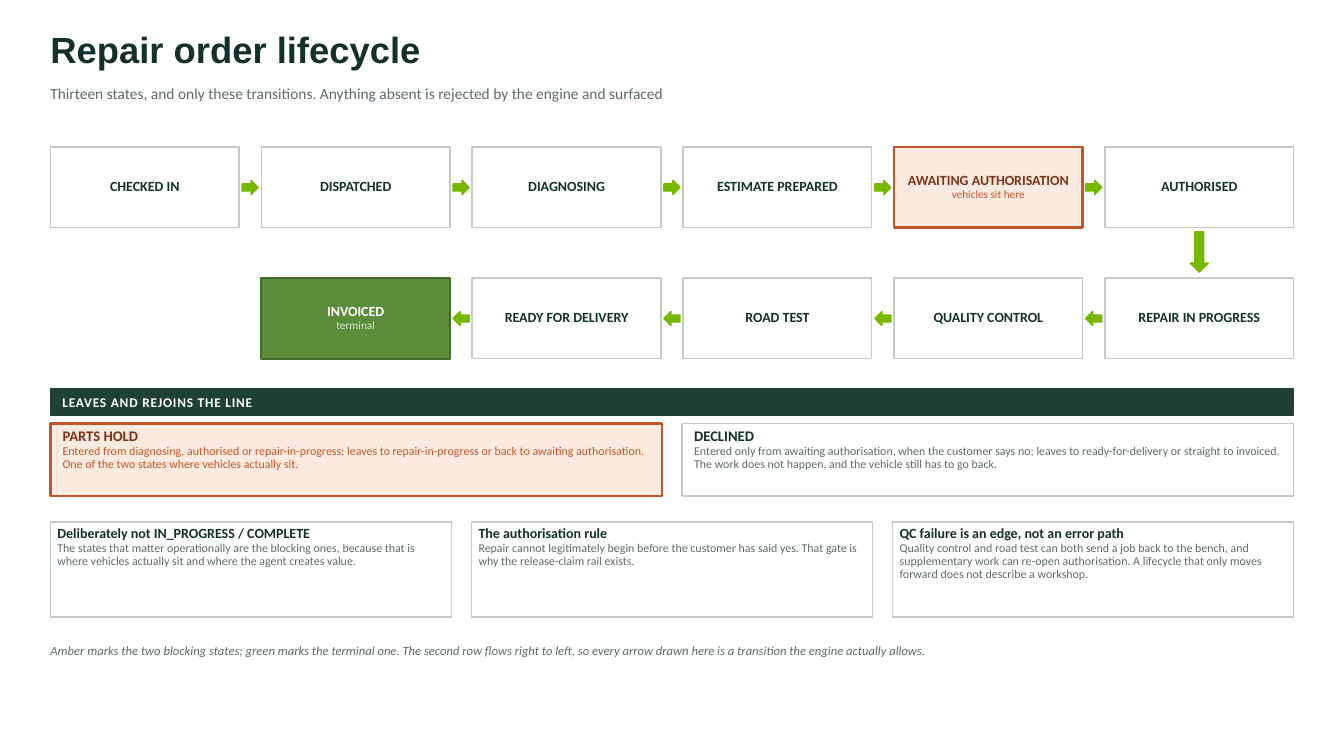
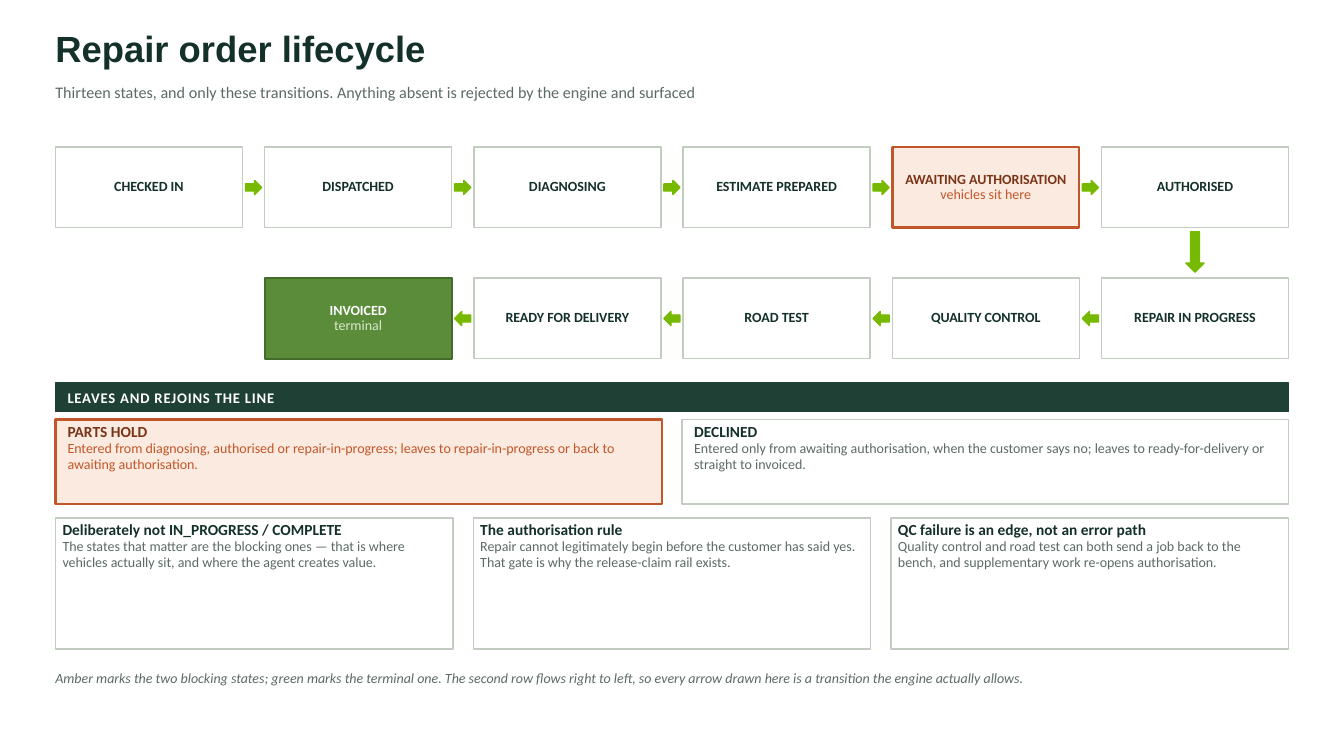
Before and after one commit to RaunakDasgupta/automotive-service-agent, a slide deck: slide 7 of docs/architecture-deck.pptx. Drawn at 1344x756 pixels with LibreOffice and Linux fonts; fonts in the diff are those of the drawing. Boxes give left, top, right and bottom in pixels: in the first picture for what was removed or moved away, otherwise in the second. Text is boxed around its words. In the diff, an @@ line names an element or a change of style, - is before the commit and + after.

```diff
--- a/docs/architecture-deck.pptx
+++ b/docs/architecture-deck.pptx
@@ text "Repair order lifecycle": place and size @@
-text "Repair order lifecycle" at (50,36,421,71)
+text "Repair order lifecycle" at (55,35,426,70)
@@ text "Thirteen states, and only these ..." at (55,87,695,101): size 11 to 11.5 pt @@
@@ 3 rectangles, 1 text, 1 right arrow: place and size @@
-3 rectangles, 1 text, 1 right arrow at (50,147,450,359)
+3 rectangles, 1 text, 1 right arrow at (55,147,453,359)
@@ text at (940,189,1031,199): size 8 to 10 pt in "vehicles sit here" @@
@@ 2 texts, 2 rectangles, 1 down arrow: place and size @@
-2 texts, 2 rectangles, 1 down arrow at (1105,147,1294,359)
+2 texts, 2 rectangles, 1 down arrow at (1102,147,1290,359)
@@ text at (334,320,382,330): size 8 to 10 pt in "terminal" @@
@@ rectangle: place and size @@
-rectangle at (50,389,1294,415)
+rectangle at (55,383,1289,411)
@@ text "LEAVES AND REJOINS THE LINE" at (68,393,274,403): size 9.5 to 10.5 pt @@
@@ rectangle: place and size @@
-rectangle at (50,423,662,496)
+rectangle at (55,419,662,504)
@@ rectangle: place and size @@
-rectangle at (683,423,1295,496)
+rectangle at (683,419,1290,504)
@@ text at (68,443,615,472): text changed; size 8.5 to 10 pt @@
-Entered from diagnosing, authorised or repair-in-progress; leaves to repair-in-progress or back to awaiting authorisation. One of the two states where vehicles actually sit.
+Entered from diagnosing, authorised or repair-in-progress; leaves to repair-in-progress or back to awaiting authorisation.
@@ text at (68,427,147,437): size 10.5 to 11 pt in "PARTS HOLD" @@
@@ text at (694,443,1264,472): text changed; size 8.5 to 10 pt @@
-Entered only from awaiting authorisation, when the customer says no; leaves to ready-for-delivery or straight to invoiced. The work does not happen, and the vehicle still has to go back.
+Entered only from awaiting authorisation, when the customer says no; leaves to ready-for-delivery or straight to invoiced.
@@ text at (694,427,757,437): size 10.5 to 11 pt in "DECLINED" @@
@@ rectangle: place and size @@
-rectangle at (50,522,452,617)
+rectangle at (55,518,453,649)
@@ text at (63,524,341,538): size 10 to 11 pt in "Deliberately not IN_PROGRESS / COMPLETE" @@
@@ rectangle: place and size @@
-rectangle at (472,522,873,617)
+rectangle at (473,518,870,649)
@@ text "The authorisation rule" at (480,524,855,570): size 10 to 11 pt in "The authorisation rule"; size 8.5 to 10 pt in "Repair cannot legitimately begin before the customer ..." @@
@@ rectangle: place and size @@
-rectangle at (893,522,1295,617)
+rectangle at (891,518,1289,649)
@@ text at (898,524,1146,538): size 10 to 11 pt in "QC failure is an edge, not an ..." @@
@@ text at (63,541,405,570): text changed; size 8.5 to 10 pt @@
-The states that matter operationally are the blocking ones, because that is where vehicles actually sit and where the agent creates value.
+The states that matter are the blocking ones — that is where vehicles actually sit, and where the agent creates value.
@@ text at (898,541,1241,570): text changed; size 8.5 to 10 pt @@
-Quality control and road test can both send a job back to the bench, and supplementary work can re-open authorisation. A lifecycle that only moves forward does not describe a workshop.
+Quality control and road test can both send a job back to the bench, and supplementary work re-opens authorisation.
@@ text "Amber marks the two blocking ...": place and size @@
-text "Amber marks the two blocking ..." at (50,646,925,657)
+text "Amber marks the two blocking ..." at (55,673,1024,686)
@@ text "Amber marks the two blocking ..." at (55,673,1024,686): size 9 to 10 pt @@
```
Also in this commit, not shown: 6 other slides changed, 1 other file.
